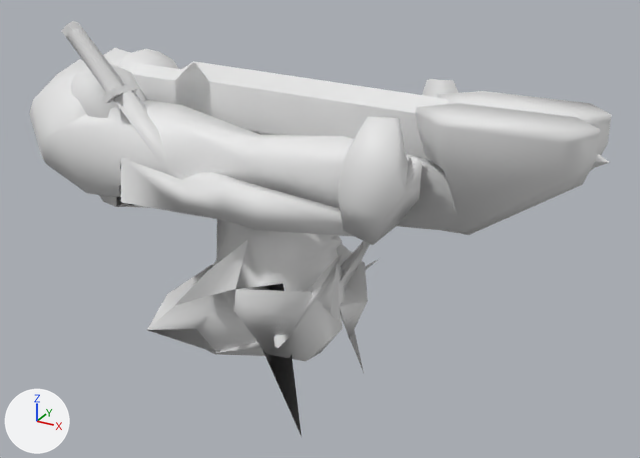
The Blender file Aria_Example/Aria_Hiro_Adult.blend, before and after one commit.
Both versions are drawn from a 50 mm lens placed at (4.58, -4.53, 1.87), pointed at (2.04, 0.08, -0.44). The lights are fixed; the arrows at lower left show +X, +Y and +Z. Materials are left out; every surface is plain grey.

Before the edit, the objects in view are built like this:
```python
me_blade_2_pplane4 = bpy.data.meshes.new('Blade.2_pPlane4')
me_blade_2_pplane4.from_pydata(...)  # 110 vertices, 92 faces; spans x 0.53..3.78, y 0.08..0.55, z -0.14..-0.01
# faces by material slot: [84, 8]
me_blade_2_pplane4.materials.append(mat_all_lambert5sg)
me_blade_2_pplane4.materials.append(mat_material__zzdecal__002)
me_me_06002748 = bpy.data.meshes.new('me_06002748')
me_me_06002748.from_pydata(...)  # 567 vertices, 669 faces, 2 loose edges; spans x -0.05..3.76, y -0.79..0.76, z -1.72..0.84
me_me_06002748.materials.append(mat_skin_texgen)
me_me_06002748.materials.append(mat_mtl_04001c40)
me_me_06002748.materials.append(mat_shirt_zzenv)
me_me_06002748.materials.append(mat_pants_texgen)
me_me_06002748.materials.append(mat_ma_zzdecal_zzenv)
me_me_06002748.materials.append(mat_leather)
me_me_06002748.materials.append(mat_skin)
me_me_06002748.materials.append(mat_all_lambert6sg)
me_me_06002748.materials.append(mat_pants_texgen_004)
me_me_06002748.materials.append(mat_skin_texgen_004)
me_me_06002748.materials.append(mat_leather_004)
me_me_06002748.materials.append(mat_material_zzdecal_003)
me_me_06002748.materials.append(mat_sword_texgen_003)
me_me_06002748.materials.append(mat_a_zznocull)
# before: 82 (0.81, -0.41, 0.06), 145 (0.72, -0.01, 0.29), 243 (0.81, 0.41, 0.06), 245 (0.46, -0.28, 0.17), 291 (0.46, 0.12, 0.28)
# before: 292 (0.46, -0.14, 0.28), 330 (0.36, -0.3, -0.16), 332 (0.54, -0.35, 0.2), 333 (0.36, 0.26, -0.16), 338 (0.54, 0.32, 0.17)
ob_blade_2 = bpy.data.objects.new('Blade.2', me_blade_2_pplane4)
ob_blade_2.location = (0.0, 0.0, 0.0)
ob_blade_2.rotation_euler = (1.571, 0.0, 0.0)  # degrees (90, 0, 0)
ob_riggedmesh = bpy.data.objects.new('riggedmesh', me_me_06002748)
ob_riggedmesh.location = (0.0, 0.0, 0.0)
```
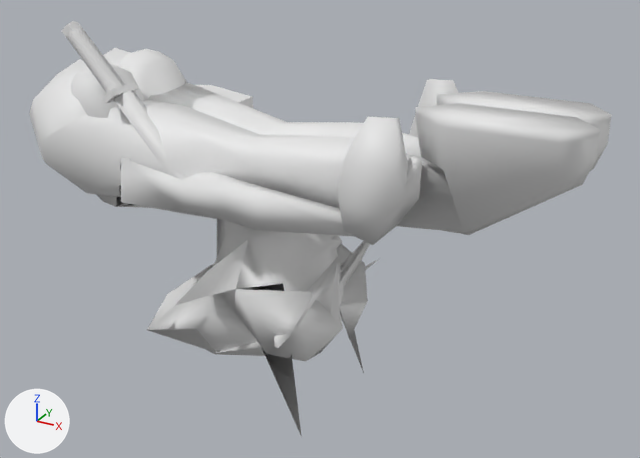
Changed parts and their boxes [x1, y1, x2, y2] in the pictures (640 x 458 px; the box of a moved part takes in the faces that stretch with it):
```json
{"object": "Blade.2", "change": "hidden", "before": [131, 61, 610, 169]}
{"part": 1, "of": "me_me_06002748", "change": "moved or reshaped", "before": [99, 68, 147, 202], "after": [97, 66, 159, 202]}
{"part": 2, "of": "me_blade_2_pplane4", "change": "deleted", "before": [175, 62, 211, 116]}
```

Edits to the scene script, one JSON object a line:
```json
{"block": "me_me_06002748", "where": "me_me_06002748.from_pydata(...)  # 567 vertices, 669 faces, 2 loose edges; spans x -0.05..3.76, y -0.79..0.76, z -1.72..0.84"}
{"block": "me_me_06002748", "where": "# used by ob_riggedmesh; location = (0.0, 0.0, 0.0)"}
{"block": "me_me_06002748", "where": "# verts and faces of me_me_06002748; kept vertices keep their numbers, new ones are numbered from 567"}
{"block": "me_me_06002748", "change": "me_me_06002748 part 1"}
{"op": "add", "block": "me_me_06002748", "code": "delete_faces([(145, 292, 245), (82, 245, 332)])"}
{"op": "add", "block": "me_me_06002748", "code": "verts[145] = (0.72, -0.01, 0.22)  # moved"}
{"op": "add", "block": "me_me_06002748", "code": "verts[330] = (0.36, -0.39, -0.15)  # moved"}
{"op": "add", "block": "me_me_06002748", "code": "verts[332] = (0.55, -0.41, 0.13)  # moved"}
{"op": "add", "block": "me_me_06002748", "code": "verts[333] = (0.36, 0.35, -0.17)  # moved"}
{"op": "add", "block": "me_me_06002748", "code": "verts[338] = (0.53, 0.38, 0.13)  # moved"}
{"op": "add", "block": "me_me_06002748", "code": "faces += [(145, 243, 338, 291), (82, 145, 292, 332)]"}
{"block": "me_blade_2_pplane4", "where": "me_blade_2_pplane4.from_pydata(...)  # 110 vertices, 92 faces; spans x 0.53..3.78, y 0.08..0.55, z -0.14..-0.01"}
{"block": "me_blade_2_pplane4", "where": "# used by ob_blade_2; location = (0.0, 0.0, 0.0); rotation_euler = (1.571, 0.0, 0.0), in degrees (90, 0, 0)"}
{"block": "me_blade_2_pplane4", "change": "me_blade_2_pplane4 part 2: the loose piece of 6 vertices spanning x 1.0..1.28, y 0.08..0.55, z -0.07..-0.01 is deleted"}
{"op": "add", "block": "ob_blade_2", "code": "ob_blade_2.hide_viewport = True"}
```
